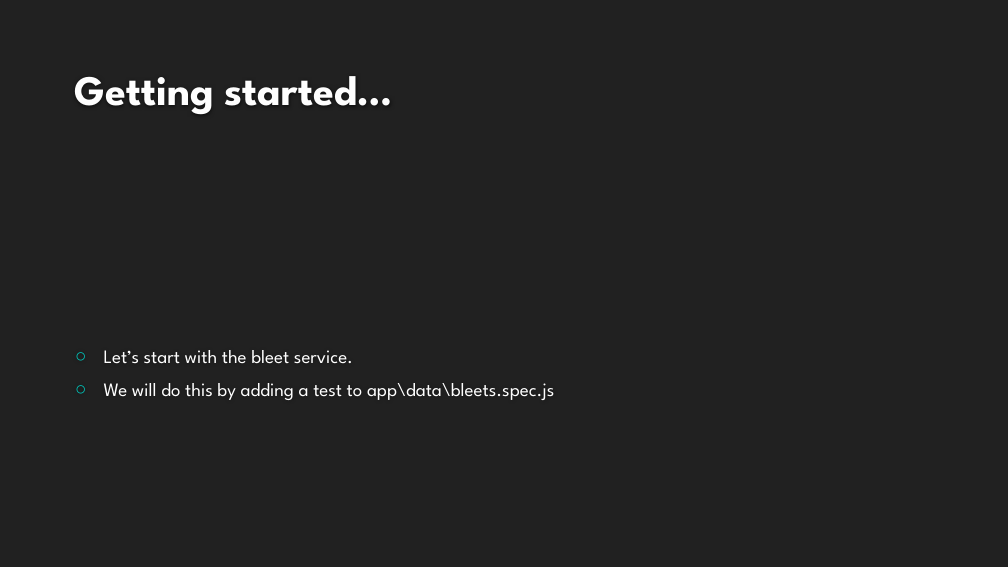
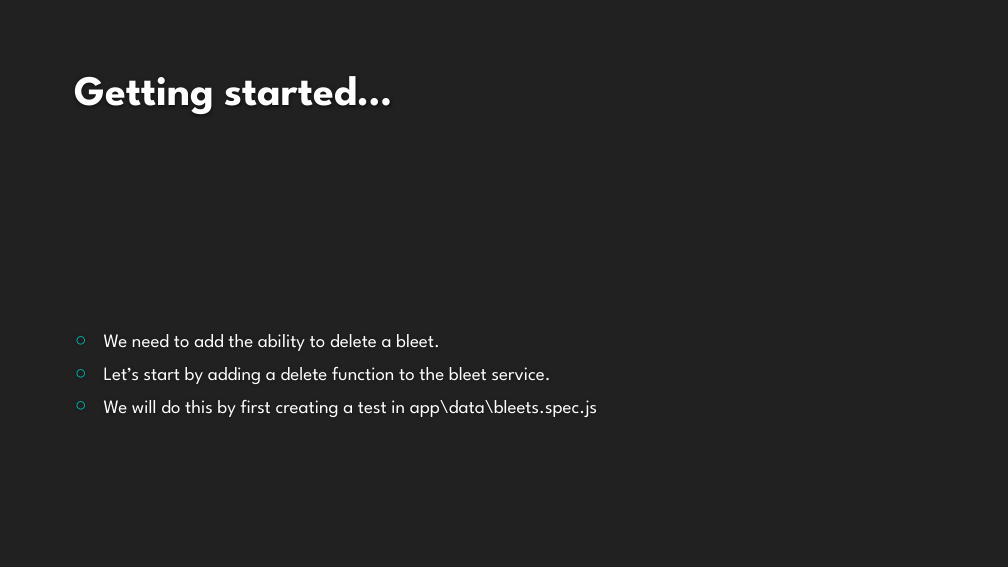
Before and after one commit to francesco-desensi/tdd-workshop, a slide deck: slide 8 of doc/TDD Workshop - TDD In Practice with AngularJS - Hands-on.pptx (slide 7 before the commit). Drawn at 1008x567 pixels with LibreOffice and Linux fonts; fonts in the diff are those of the drawing; background and template pictures are left out. Boxes give left, top, right and bottom in pixels: in the first picture for what was removed or moved away, otherwise in the second. Text is boxed around its words. In the diff, an @@ line names an element or a change of style, - is before the commit and + after.

```diff
--- a/doc/TDD Workshop - TDD In Practice with AngularJS - Hands-on.pptx
+++ b/doc/TDD Workshop - TDD In Practice with AngularJS - Hands-on.pptx
@@ text at (x1=104, y1=334, x2=597, y2=417): text changed @@
-○ Let’s start with the bleet service.
-○ We will do this by adding a test to app\data\bleets.spec.js
+○ We need to add the ability to delete a bleet.
+○ Let’s start by adding a delete function to the bleet service.
+○ We will do this by first creating a test in app\data\bleets.spec.js
```
Also in this commit, not shown: 2 other slides changed, 1 slide added.
